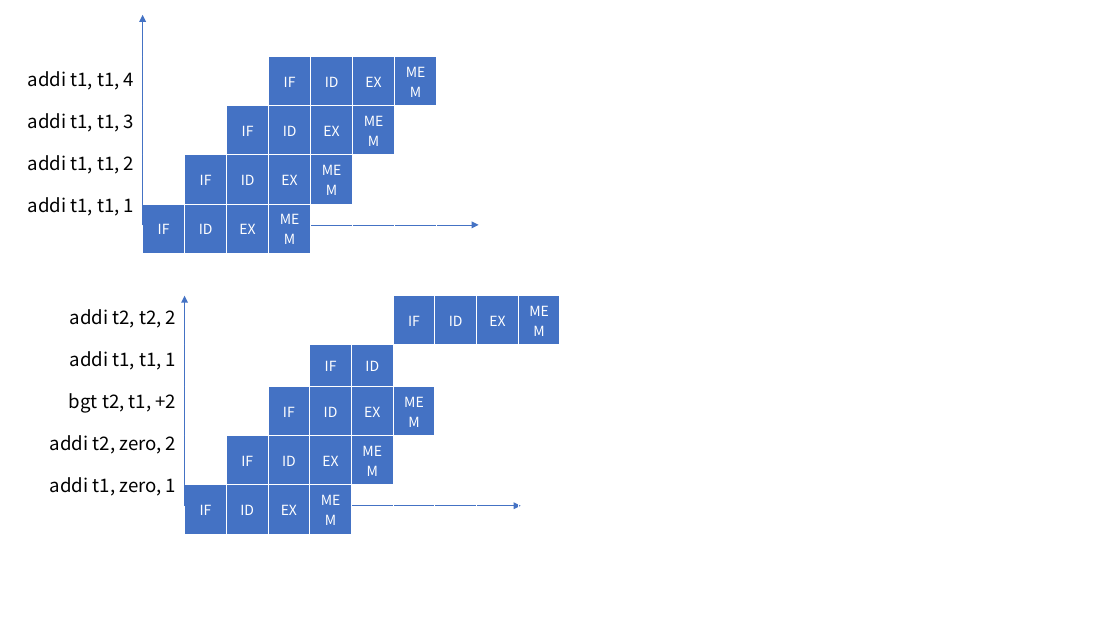
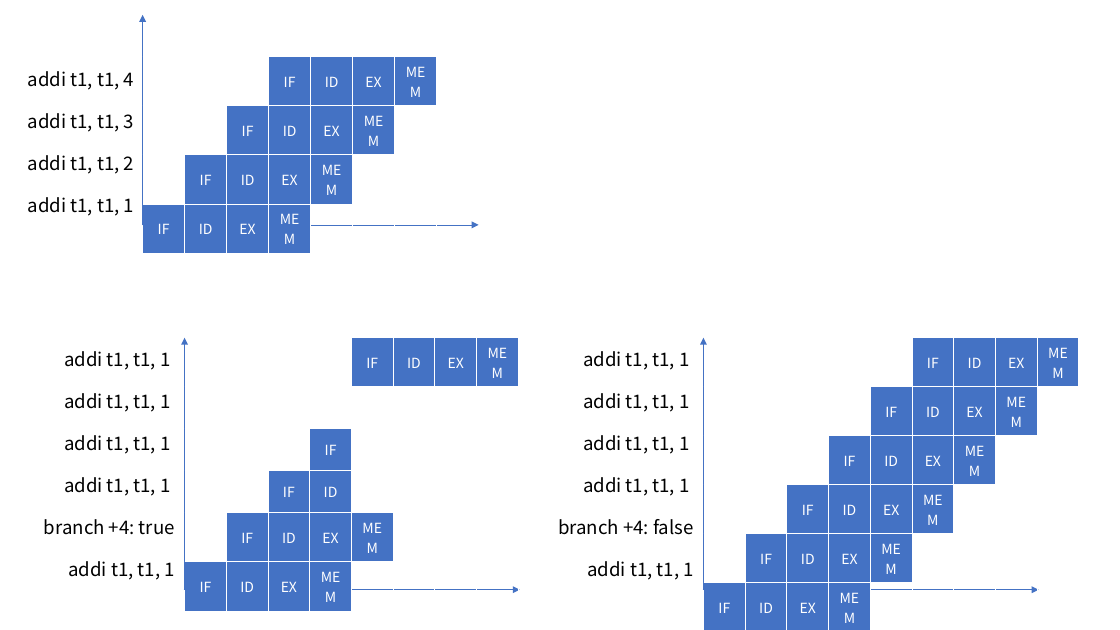
Before and after one commit to lsn42/rua, a slide deck: slide 2 of rua.pptx. Drawn at 1120x630 pixels with LibreOffice and Linux fonts; fonts in the diff are those of the drawing. Boxes give left, top, right and bottom in pixels: in the first picture for what was removed or moved away, otherwise in the second. Text is boxed around its words. In the diff, an @@ line names an element or a change of style, - is before the commit and + after.

```diff
--- a/rua.pptx
+++ b/rua.pptx
@@ table at [12, 338, 183, 590] @@
-row 1: addi t2, t2, 2
-row 3: bgt t2, t1, +2
-row 4: addi t2, zero, 2
-row 5: addi t1, zero, 1
+row 2: addi t1, t1, 1
+row 3: addi t1, t1, 1
+row 4: addi t1, t1, 1
+row 5: branch +4: true
+row 6: addi t1, t1, 1
@@ table: place and size @@
-table at [13, 296, 185, 506]
+table at [12, 338, 183, 590]
@@ table at [185, 338, 563, 596] @@
-row 1:  |  |  |  |  | IF | ID | EX | MEM
-row 2:  |  |  | IF | ID |  |  |  | 
-row 3:  |  | IF | ID | EX | MEM |  |  | 
+row 1:  |  |  |  | IF | ID | EX | MEM | 
+row 2:  |  |  |  |  |  |  |  | 
+row 3:  |  |  | IF |  |  |  |  | 
+row 4:  |  | IF | ID |  |  |  |  | 
@@ table: place and size @@
-table at [185, 296, 563, 519]
+table at [185, 338, 563, 596]
@@ arrow moved from (185, 506) - (185, 296) to (185, 590) - (185, 338) @@
@@ table added at [531, 338, 702, 590], 6 rows, 1 columns @@
+addi t1, t1, 1
+addi t1, t1, 1
+addi t1, t1, 1
+addi t1, t1, 1
+branch +4: false
+addi t1, t1, 1
@@ arrow added from (704, 590) to (704, 338), #4472C4 0.5 pt @@
@@ table added at [704, 338, 1082, 617], 6 rows, 9 columns @@
+ |  |  |  |  | IF | ID | EX | MEM
+ |  |  |  | IF | ID | EX | MEM | 
+ |  |  | IF | ID | EX | MEM |  | 
+ |  | IF | ID | EX | MEM |  |  | 
+ | IF | ID | EX | MEM |  |  |  | 
+IF | ID | EX | MEM |  |  |  |  | 
@@ arrow moved from (185, 506) - (521, 506) to (184, 590) - (520, 590) @@
@@ arrow added from (702, 590) to (1038, 590), #4472C4 0.5 pt @@
```
Also in this commit, not shown: 3 other files.
